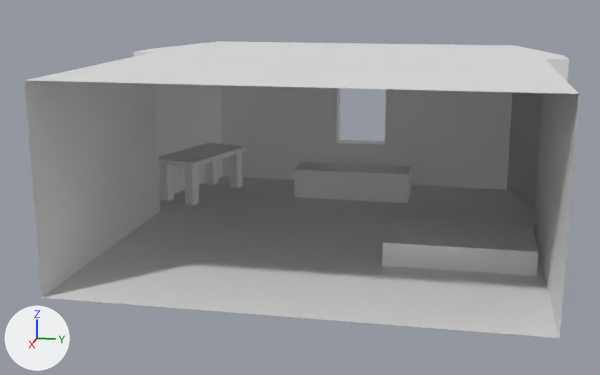
The Blender file portfolio/public/models/room.blend as it was, and as the next commit left it.
One viewpoint serves both versions: a camera (50 mm lens) standing at (35.9, 5.7, 9.4) and looking at (0.1, -1.4, 0.4). Arrows for +X, +Y and +Z are at lower left; the lights stay in place. The picture after the commit comes second.
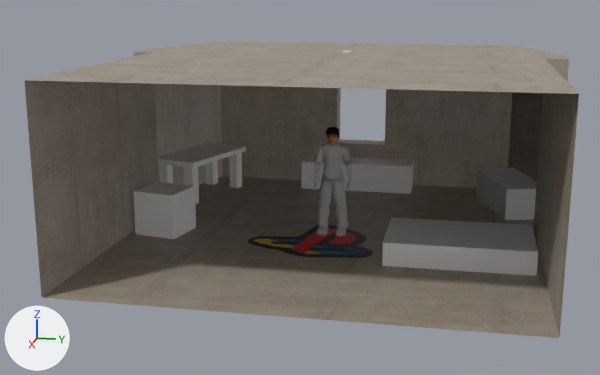
Boxes (x1, y1, x2, y2) around the edits, measured in the pictures (600 x 375 px):
'Plane.004', recoloured (darker): (24, 41, 579, 338) in both
'Cube.002', moved: before (294, 162, 411, 203); after (301, 155, 414, 194)
'Cube.006', added: after (133, 182, 196, 239)
'Cube.007', added: after (476, 167, 537, 220)
'Izan', added: after (314, 127, 352, 236)
    faces in mat_trousers (grey #bcbcbc): (317, 176, 349, 228)
    faces in mat_shirt (grey #bcbcbc): (315, 142, 352, 180)
    faces in mat_arms (grey #bcbcbc): (314, 163, 352, 192)
    faces in mat_head (picture img_head): (326, 127, 339, 146)
    faces in mat_sneaker (grey #bcbcbc): (316, 226, 346, 236)
'Plane', added: after (247, 225, 373, 258)

The change, as a diff of the scene's bpy script:
```diff
--- a/portfolio/public/models/room.blend.py
+++ b/portfolio/public/models/room.blend.py
@@ img_conrete_png @@
+img_conrete_png = load_image('conrete.PNG', '../textures/room/conrete.png', 267, 267, 'sRGB')
@@ img_head @@
+img_head = load_image('Head', '../textures/character/Head.png', 1024, 1024, 'sRGB')
@@ img_rug_png @@
+img_rug_png = load_image('rug.PNG', '../textures/room/rug.png', 3024, 4032, 'sRGB')
@@ mat_concrete @@
+mat_concrete = principled_material('Concrete')
+mat_concrete.texture = img_conrete_png
@@ mat_sneaker @@
+mat_sneaker = principled_material('Sneaker')
+mat_sneaker.base_color = (0.5, 0.5, 0.5)  # grey #bcbcbc
+mat_sneaker.specular_ior_level = 0.232
@@ mat_trousers @@
+mat_trousers = principled_material('Trousers')
+mat_trousers.base_color = (0.5, 0.5, 0.5)  # grey #bcbcbc
+mat_trousers.specular_ior_level = 0.0
@@ mat_head @@
+mat_head = principled_material('Head')
+mat_head.texture = img_head
+mat_head.roughness = 0.535
+mat_head.specular_ior_level = 0.0
@@ mat_arms @@
+mat_arms = principled_material('Arms')
+mat_arms.base_color = (0.5, 0.5, 0.5)  # grey #bcbcbc
+mat_arms.specular_ior_level = 0.0
@@ mat_shirt @@
+mat_shirt = principled_material('Shirt')
+mat_shirt.base_color = (0.5, 0.5, 0.5)  # grey #bcbcbc
+mat_shirt.specular_ior_level = 0.0
@@ mat_material_006 @@
+mat_material_006 = bpy.data.materials.new('Material.006')
+# uses the picture img_rug_png
@@ me_plane_004 @@
 me_plane_004.from_pydata(...)  # 38 vertices, 32 faces; spans x -11.2..10.0, y -10.0..10.0, z 0.0..7.8
+me_plane_004.materials.append(mat_concrete)  # picture img_conrete_png
@@ me_male_player_002 @@
+me_male_player_002.from_pydata(...)  # 530 vertices, 601 faces; spans x -34.0..34.0, y -2.0..194.0, z -21.0..18.0
+# faces by material slot: [141, 164, 130, 102, 64]
+me_male_player_002.materials.append(mat_head)  # picture img_head
+me_male_player_002.materials.append(mat_shirt)  # grey #bcbcbc
+me_male_player_002.materials.append(mat_trousers)  # grey #bcbcbc
+me_male_player_002.materials.append(mat_arms)  # grey #bcbcbc
+me_male_player_002.materials.append(mat_sneaker)  # grey #bcbcbc
@@ me_plane @@
+me_plane.from_pydata(...)  # 4 vertices, 1 face; spans x -1.0..1.0, y -1.0..1.0, z 0.0
+me_plane.materials.append(mat_material_006)
@@ me_cube_004 @@
+me_cube_004.from_pydata(...)  # a box spanning x -1.0..1.0, y -2.33..2.33, z -1.0..0.52
@@ me_cube_003 @@
+me_cube_003.from_pydata(...)  # a box spanning x -1.0..1.0, y -1.0..1.0, z -1.0..1.0
@@ ob_cube_002 @@
 ob_cube_002 = bpy.data.objects.new('Cube.002', me_cube_013)
-ob_cube_002.location = (-7.06, 0.0, -0.67)
+ob_cube_002.location = (-9.04, 0.0, -0.67)
@@ ob_izan @@
+ob_izan = bpy.data.objects.new('Izan', me_male_player_002)
+ob_izan.location = (0.0, 0.0, -1.65)
+ob_izan.rotation_euler = (1.571, 0.0, 7.854)  # degrees (90, 0, 90)
+ob_izan.scale = (0.0251, 0.0251, 0.0251)
@@ ob_plane @@
+ob_plane = bpy.data.objects.new('Plane', me_plane)
+ob_plane.location = (1.18, -0.39, -1.65)
+ob_plane.rotation_euler = (0.0, 0.0, 1.327)  # degrees (0, 0, 76)
+ob_plane.scale = (3.81, 5.46, 3.3)
@@ ob_cube_007 @@
+ob_cube_007 = bpy.data.objects.new('Cube.007', me_cube_004)
+ob_cube_007.location = (-6.24, 8.1, -0.67)
+ob_cube_007.rotation_euler = (0.0, 0.0, -1.28)  # degrees (0, 0, -73)
@@ ob_cube_006 @@
+ob_cube_006 = bpy.data.objects.new('Cube.006', me_cube_003)
+ob_cube_006.location = (1.15, -7.51, -0.67)
+ob_cube_006.rotation_euler = (0.0, 0.0, -0.193)  # degrees (0, 0, -11)
```
